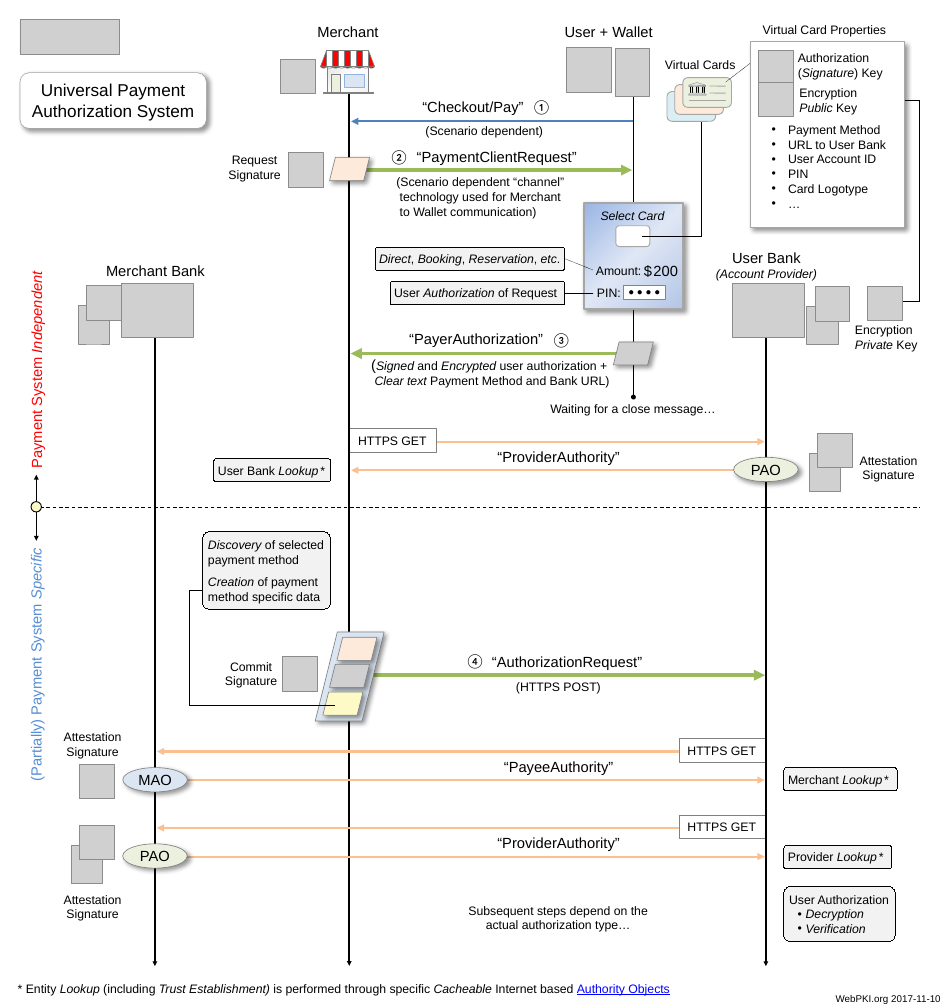
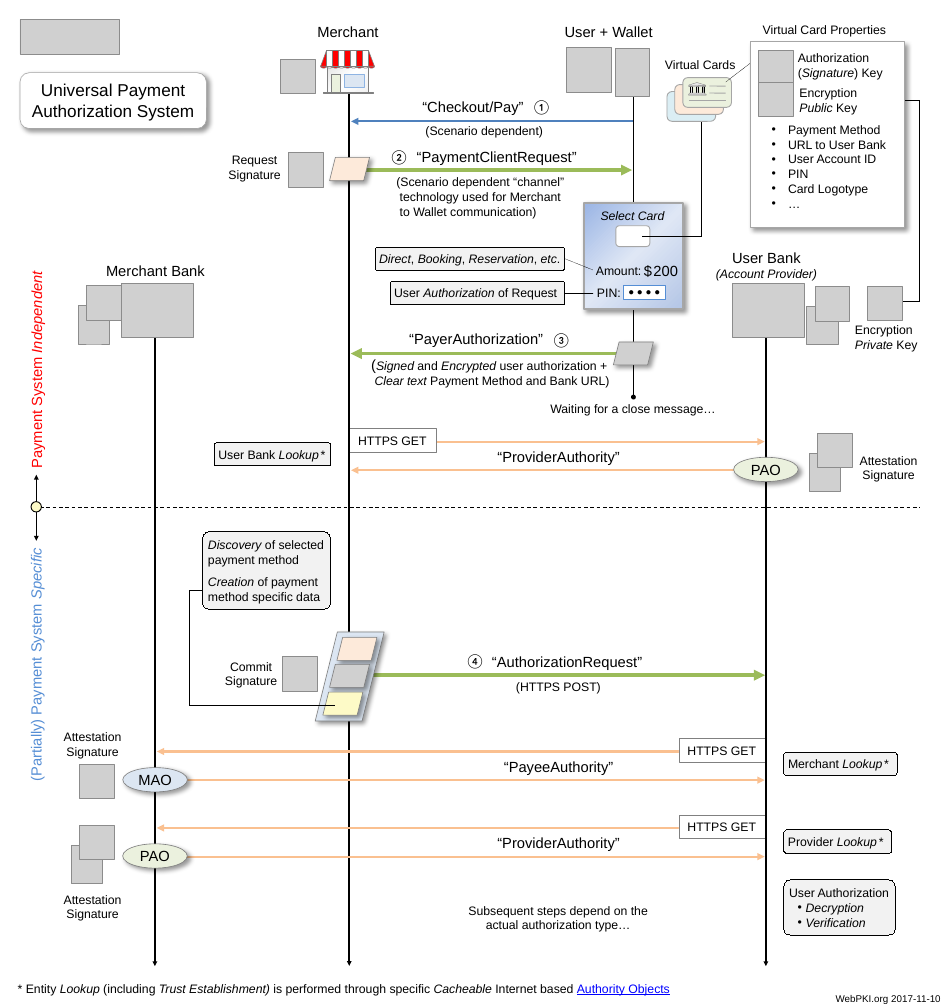
Before and after one commit to cyberphone/doc, a slide deck: slide 1 of saturn/saturn-authorization.pptx. Drawn at 949x1008 pixels with LibreOffice and Linux fonts; fonts in the diff are those of the drawing; grey boxes stand for pictures. Boxes give left, top, right and bottom in pixels: in the first picture for what was removed or moved away, otherwise in the second. Text is boxed around its words. In the diff, an @@ line names an element or a change of style, - is before the commit and + after.

```diff
--- a/saturn/saturn-authorization.pptx
+++ b/saturn/saturn-authorization.pptx
@@ 3 rounded rectangles: place and size @@
-3 rounded rectangles at [214, 459, 897, 869]
+3 rounded rectangles at [215, 443, 897, 853]
@@ rounded rectangle "User Authorization": place and size @@
-rounded rectangle "User Authorization" at [784, 886, 895, 941]
+rounded rectangle "User Authorization" at [784, 880, 895, 935]
```
Also in this commit, not shown: 1 other file.
